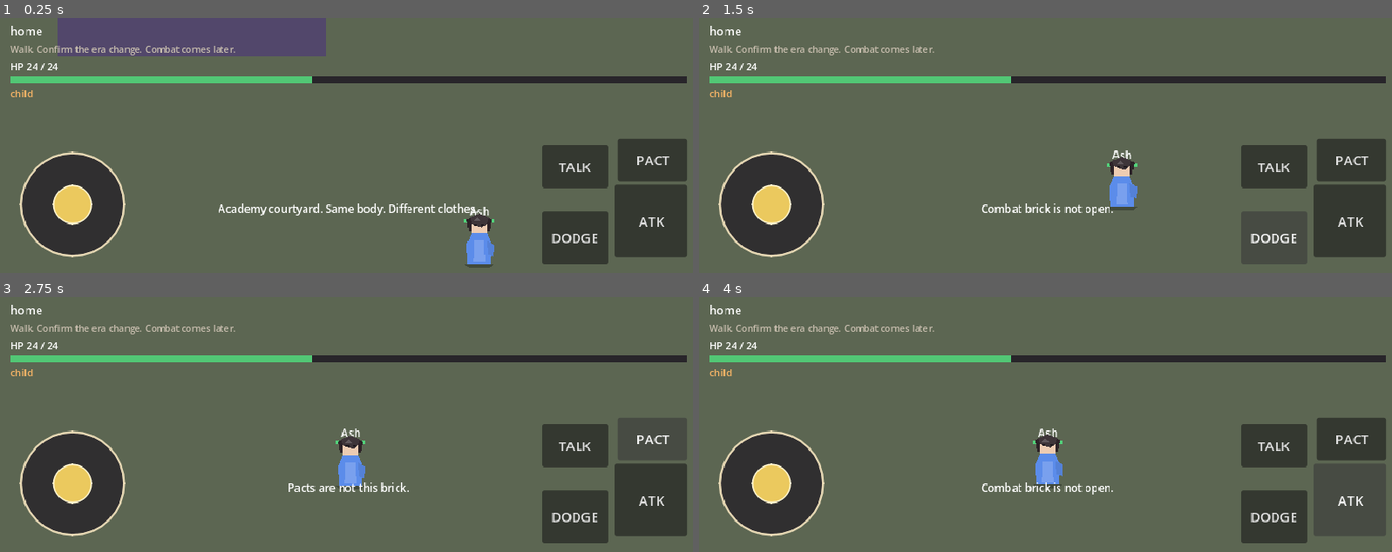
Above: before the commit, frames 1-4 (two rows, left to right).
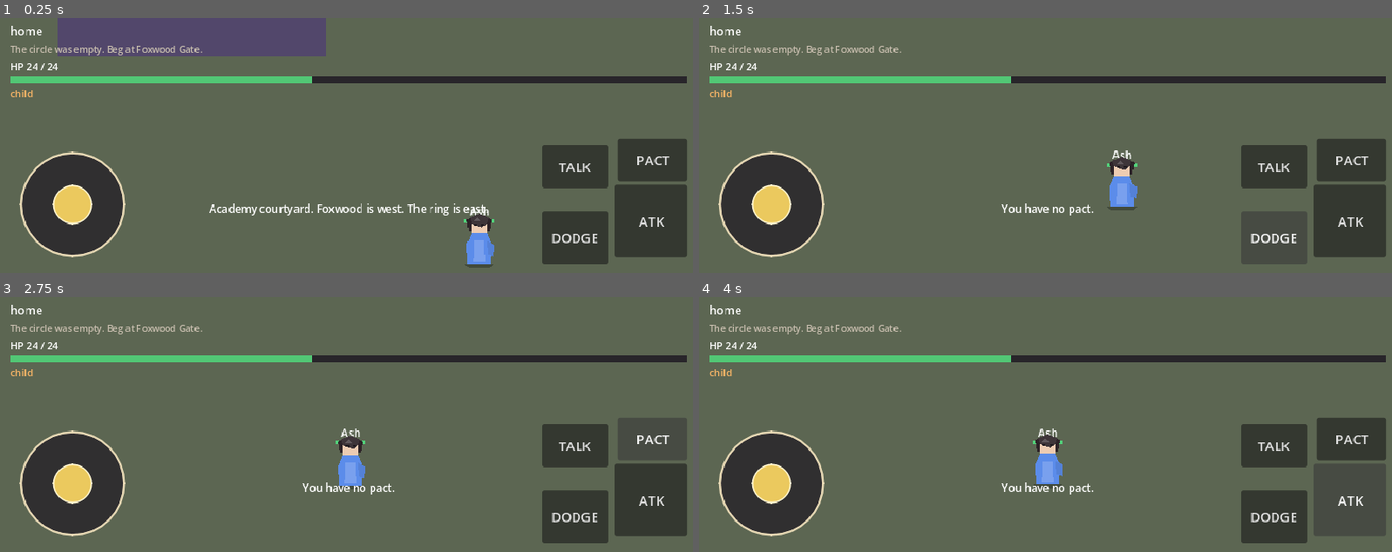
Above: after the commit, the same moments.

Repository: sk7hg824nn-ux/bloodbound-summoner
Game: Godot game, scene res://scenes/world/Academy.tscn
Two runs of this game, one before a commit and one after it. Both use one fixed random seed, a clock stepped at 60 frames per second and the inputs below. This scene is started directly instead of the project's main scene.
Inputs:
- Up to frame 1 (0.25 s): no input
- Up to frame 2 (1.5 s): click "ATK" at 0.5 s; click "DODGE" at 1.25 s
- Up to frame 3 (2.75 s): click "PACT" at 2 s
- Up to frame 4 (4 s): click "TALK" at 2.75 s; click "ATK" at 3.5 s

The runs differ from the first frame. In frame 1, 1.3% of the frame differs, in the area x 1-71%, y 10-78%; in frame 2, 0.8%; in frame 3, 0.8%; in frame 4, 0.8%.

Commit message:
Wire Foxwood Gate and beginner ring into the academy courtyard.

Diff:
--- /dev/null
+++ b/scripts/story/foxwood.gd
@@ -0,0 +1,59 @@
+extends RefCounted
+class_name Foxwood
+
+static func arrive(name: String) -> Dictionary:
+	return {
+		"speaker": "Foxwood Gate",
+		"lines": [
+			"The academy lawn stops. The trees do not care about exam scores.",
+			"You have asked the air for a partner until the air is bored.",
+			"%s, this is the last time you intend to beg." % name,
+		],
+		"choices": [{"id": "fw_call", "text": "Ask anyway."}],
+	}
+
+static func she_appears() -> Dictionary:
+	return {
+		"speaker": "Akari",
+		"lines": [
+			"One tail. Orange like a warning, not a welcome.",
+			"\"You stink of the outskirts. And you called like a drowning man.\"",
+			"She looks through you. Whatever the blood is, she does not feel it.",
+		],
+		"choices": [{"id": "fw_beg", "text": "Please. I need a pact."}],
+	}
+
+static func beg_again() -> Dictionary:
+	return {
+		"speaker": "Akari",
+		"lines": [
+			"\"Need. Cute.\"",
+			"\"Say it again. Slower. I want to remember how sad it sounded.\"",
+		],
+		"choices": [
+			{"id": "fw_beg2", "text": "Please."},
+			{"id": "fw_pride", "text": "Fine. Walk away."},
+		],
+	}
+
+static func seals() -> Dictionary:
+	return {
+		"speaker": "The Pact",
+		"lines": [
+			"She clicks her tongue and takes your wrist like it owes her rent.",
+			"Something two-way opens. Neither of you has a name for it.",
+			"\"Don't grin. The ledger will call me your summon. I am not impressed.\"",
+			"One tail. Rank E. She is the fighter. You are the fool who asked.",
+		],
+		"choices": [{"id": "fw_done", "text": "Walk her back."}],
+	}
+
+static func refused() -> Dictionary:
+	return {
+		"speaker": "Akari",
+		"lines": [
+			"\"Then starve.\" She is already in the trees.",
+			"The air is empty again. ATK is still not a fist.",
+		],
+		"choices": [{"id": "fw_empty", "text": "Stay at the gate."}],
+	}
--- a/scripts/world/academy_hub.gd
+++ b/scripts/world/academy_hub.gd
@@ -4,6 +4,11 @@
 @onready var touch: TouchControls = $TouchControls
 @onready var camera: Camera2DDirector = $CameraDirector
 var _yard := Rect2(-20, 180, 1220, 540)
+var _near: Array[Interactable] = []
+var akari: Akari
+var wolf: WolfSummon
+var ring: PactRing
+var _in_ring := false
 
 func _ready() -> void:
 	GameState.era = "academy"
@@ -15,14 +20,145 @@
 	camera.set_target(player)
 	camera.set_mode(Camera2DDirector.Mode.EXPLORE)
 	_fence_yard()
+	_spots()
 	touch.joystick_moved.connect(player.set_joystick)
-	touch.interact_pressed.connect(_talk)
-	player.interact_pressed.connect(_talk)
-	touch.attack_pressed.connect(func(): EventBus.toast.emit("Combat brick is not open."))
-	touch.ability_pressed.connect(func(): EventBus.toast.emit("Pacts are not this brick."))
+	touch.interact_pressed.connect(_interact)
+	player.interact_pressed.connect(_interact)
+	touch.attack_pressed.connect(_atk)
+	touch.ability_pressed.connect(_pact_btn)
 	touch.dodge_pressed.connect(func(): player.try_dodge())
-	EventBus.toast.emit("Academy courtyard. Same body. Different clothes.")
-	Campaign.set_objective("Walk. Confirm the era change. Combat comes later.")
+	EventBus.dialogue_finished.connect(_on_choice)
+	EventBus.combat_ended.connect(_on_combat_ended)
+	if PactSystem.is_pacted("kitsune"):
+		_spawn_akari()
+	EventBus.toast.emit("Academy courtyard. Foxwood is west. The ring is east.")
+	if PactSystem.is_pacted("kitsune"):
+		Campaign.set_objective("Take her to the beginner ring.")
+	else:
+		Campaign.set_objective("The circle was empty. Beg at Foxwood Gate.")
+
+func _spots() -> void:
+	_make_spot("foxwood", "Foxwood Gate", "Ask the trees.", Vector2(80, 430))
+	_make_spot("ring", "Beginner Ring", "Step onto the sand.", Vector2(900, 470))
+
+func _make_spot(id: String, title: String, prompt: String, pos: Vector2) -> void:
+	var spot := Interactable.new()
+	spot.interact_id = id
+	spot.title = title
+	spot.prompt = prompt
+	spot.position = pos
+	var shape := CollisionShape2D.new()
+	var circle := CircleShape2D.new()
+	circle.radius = 42.0
+	shape.shape = circle
+	spot.add_child(shape)
+	$World.add_child(spot)
+	spot.body_entered.connect(_on_enter.bind(spot))
+	spot.body_exited.connect(_on_exit.bind(spot))
+
+func _on_enter(body: Node, spot: Interactable) -> void:
+	if body == player and spot not in _near:
+		_near.append(spot)
+		EventBus.toast.emit(spot.prompt)
+
+func _on_exit(body: Node, spot: Interactable) -> void:
+	if body == player:
+		_near.erase(spot)
+
+func _interact() -> void:
+	if GameState.in_dialogue or _in_ring:
+		return
+	if _near.is_empty():
+		return
+	match _near[_near.size() - 1].interact_id:
+		"foxwood":
+			if PactSystem.is_pacted("kitsune"):
+				_say({"speaker": "Akari", "lines": ["\"You already spent your dignity. The ring is that way.\""], "choices": []})
+			else:
+				_say(Foxwood.arrive(GameState.player_name))
+		"ring":
+			if not PactSystem.is_pacted("kitsune"):
+				EventBus.toast.emit("You have no pact.")
+			else:
+				_start_ring()
+
+func _say(pack: Dictionary) -> void:
+	EventBus.dialogue_requested.emit(pack["speaker"], pack["lines"], pack.get("choices", []))
+
+func _on_choice(choice_id: String) -> void:
+	match choice_id:
+		"fw_call":
+			_say(Foxwood.she_appears())
+		"fw_beg":
+			_say(Foxwood.beg_again())
+		"fw_beg2":
+			PactSystem.seal_akari()
+			_spawn_akari()
+			_say(Foxwood.seals())
+			Campaign.set_objective("Take her to the beginner ring.")
+		"fw_pride", "fw_empty":
+			pass
+		"fw_done":
+			EventBus.toast.emit("Registered: Akari. Rank E. One tail. She does not smile.")
+
+func _spawn_akari() -> void:
+	if akari and is_instance_valid(akari):
+		return
+	akari = Akari.new()
+	$Entities.add_child(akari)
+	akari.global_position = player.global_position + Vector2(-40, 8)
+
+func _start_ring() -> void:
+	_in_ring = true
+	GameState.in_combat = true
+	camera.set_mode(Camera2DDirector.Mode.COMBAT)
+	wolf = WolfSummon.new()
+	$Entities.add_child(wolf)
+	wolf.global_position = Vector2(980, 500)
+	ring = PactRing.new()
+	add_child(ring)
+	ring.bind(player, akari, wolf)
+	EventBus.combat_started.emit("beginner")
+	EventBus.toast.emit("Call the lie. Let it bite the statue. Then cut.")
+	Campaign.set_objective("PACT = lie. ATK = cut. Do not punch.")
+
+func _atk() -> void:
+	if ring and _in_ring:
+		ring.commit()
+	elif not PactSystem.has_any():
+		EventBus.toast.emit("You have no pact.")
+	else:
+		EventBus.toast.emit("The ring is east.")
+
+func _pact_btn() -> void:
+	if ring and _in_ring:
+		ring.call_lie()
+	elif not PactSystem.has_any():
+		EventBus.toast.emit("You have no pact.")
+	else:
+		EventBus.toast.emit("Save it for the sand.")
+
+func _on_combat_ended(win: bool) -> void:
+	_in_ring = false
+	GameState.in_combat = false
+	camera.set_mode(Camera2DDirector.Mode.EXPLORE)
+	if wolf and is_instance_valid(wolf):
+		wolf.queue_free()
+	wolf = null
+	if akari:
+		akari.clear_lie()
+		akari.hp = akari.max_hp
+	if ring:
+		ring.queue_free()
+		ring = null
+	if win:
+		GameState.set_flag("first_ring")
+		EventBus.toast.emit("The ledger writes a win. She yawns.")
+		Campaign.set_objective("You fought because she answered. Walk the courtyard.")
+	else:
+		GameState.hp = max(1, GameState.max_hp)
+		player.sync_hp_from_state()
+		EventBus.toast.emit("Down. She hauls you off the sand. Again when you mean it.")
 
 func _fence_yard() -> void:
 	var yard := _yard
@@ -46,9 +182,10 @@
 		shape.position = box.get_center()
 		wall.add_child(shape)
 
-func _physics_process(_delta: float) -> void:
+func _physics_process(delta: float) -> void:
 	var pad := Vector2(18, 22)
 	player.global_position = player.global_position.clamp(_yard.position + pad, _yard.end - pad)
-
-func _talk() -> void:
-	EventBus.toast.emit("Academy talk comes with later bricks.")
+	if akari and is_instance_valid(akari) and not _in_ring:
+		akari.follow(player, delta)
+	if ring and _in_ring:
+		ring.tick(delta)
